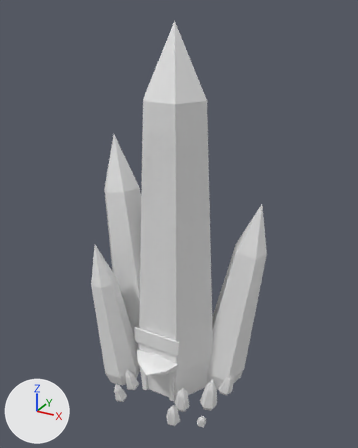
A saved change to the glTF model src/art/assets/hotel.glb.
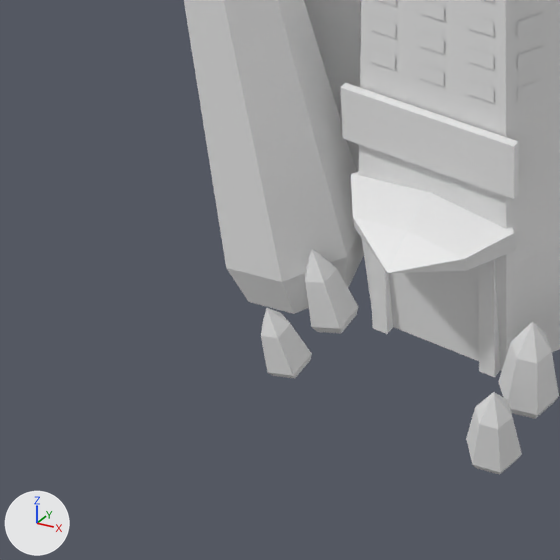
There are two pictures of each version: one whole from a camera (50 mm lens) standing at (16.59, -29.05, 28.84) and looking at (0.06, 1.01, 13.81), one close up on the part from 13% to 53% of the width and 68% to 100% of the height. The axes (+X, +Y, +Z) are drawn at lower left. The lights are the same throughout. The older version's two pictures come first.

Objects in the first close-up: 'tower-crystals', 'tower-door-jamb', 'tower-main', 'tower-porch', 'tower-signboard', 'tower-spire-a', 'tower-spire-c', 'tower-windows'.
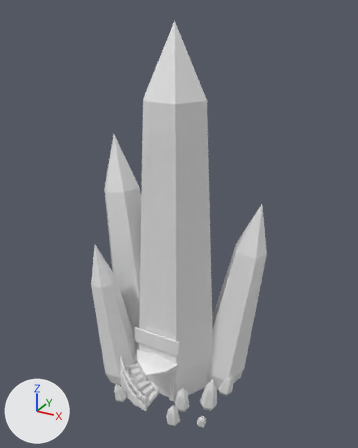
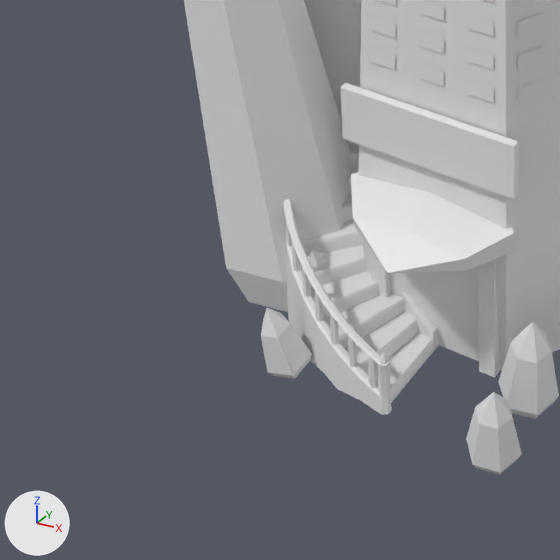
Changed parts and their boxes [x1, y1, x2, y2] in the close-ups (560 x 560 px):
'stair-tread', added
    after: [301, 144, 434, 403]
'stair-stringer', added
    after: [285, 241, 439, 415]
'stair-rail', added
    after: [283, 199, 438, 363]
'stair-baluster', added
    after: [286, 221, 378, 388]
'stair-newel', added
    after: [377, 353, 392, 414]

Diff of the bpy script that builds the scene:
```diff
--- a/src/art/assets/hotel.glb.py
+++ b/src/art/assets/hotel.glb.py
@@ me_stair_tread @@
+me_stair_tread.from_pydata(...)  # 160 vertices, 316 faces; spans x -4.2..0.0, y -4.2..0.0, z 0.0..3.2
@@ me_stair_stringer @@
+me_stair_stringer.from_pydata(...)  # 320 vertices, 632 faces; spans x -4.4..0.0, y -4.41..0.0, z 0.0..3.3
@@ me_stair_rail @@
+me_stair_rail.from_pydata(...)  # 366 vertices, 724 faces; spans x -4.36..0.0, y -4.36..0.0, z 0.39..4.12
@@ me_stair_newel @@
+me_stair_newel.from_pydata(...)  # 90 vertices, 164 faces; spans x -4.4..0.12, y -4.4..0.12, z 0.0..4.34
@@ me_stair_baluster @@
+me_stair_baluster.from_pydata(...)  # 260 vertices, 468 faces; spans x -4.35..-0.19, y -4.35..-0.19, z 0.51..4.01
@@ ob_stair_tread @@
+ob_stair_tread = bpy.data.objects.new('stair-tread', me_stair_tread)
+ob_stair_tread.location = (0.0, 0.0, 0.0)
@@ ob_stair_stringer @@
+ob_stair_stringer = bpy.data.objects.new('stair-stringer', me_stair_stringer)
+ob_stair_stringer.location = (0.0, 0.0, 0.0)
@@ ob_stair_rail @@
+ob_stair_rail = bpy.data.objects.new('stair-rail', me_stair_rail)
+ob_stair_rail.location = (0.0, 0.0, 0.0)
@@ ob_stair_newel @@
+ob_stair_newel = bpy.data.objects.new('stair-newel', me_stair_newel)
+ob_stair_newel.location = (0.0, 0.0, 0.0)
@@ ob_stair_baluster @@
+ob_stair_baluster = bpy.data.objects.new('stair-baluster', me_stair_baluster)
+ob_stair_baluster.location = (0.0, 0.0, 0.0)
```
